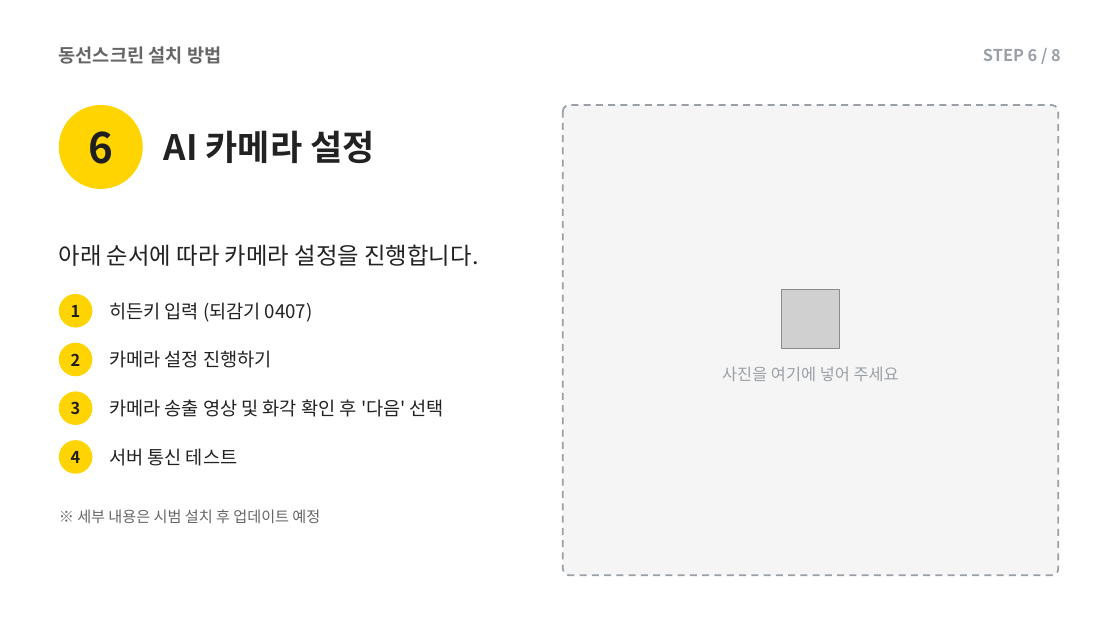
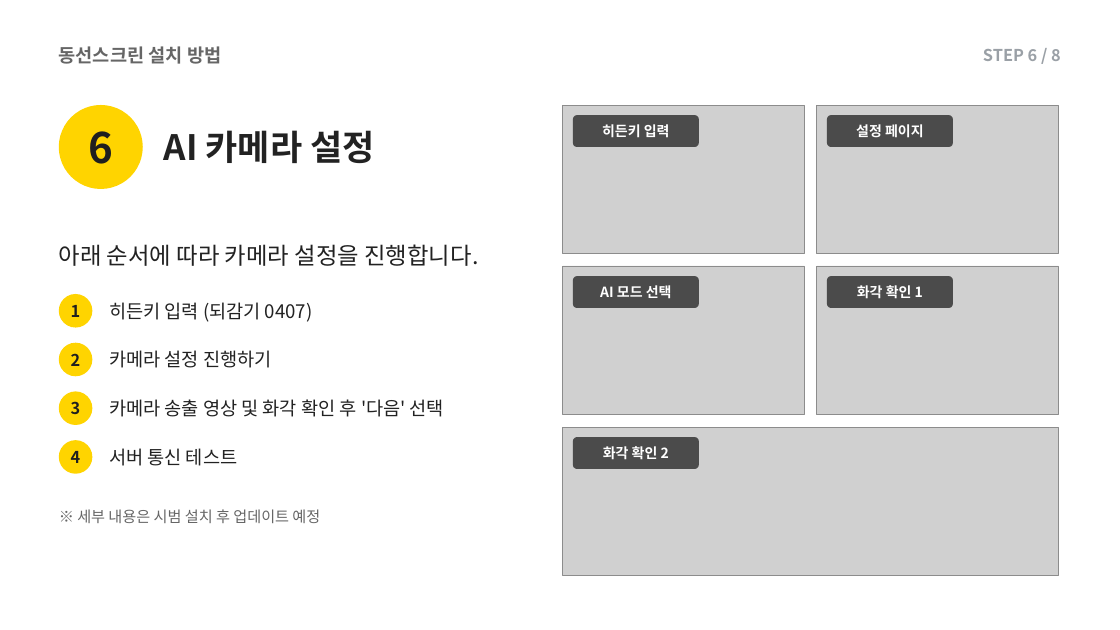
Before and after one commit to alsdn2947/ars, a slide deck: slide 9 of 이마트_AI카메라_설치매뉴얼.pptx. Drawn at 1120x630 pixels with LibreOffice and Linux fonts; fonts in the diff are those of the drawing; grey boxes stand for pictures. Boxes give left, top, right and bottom in pixels: in the first picture for what was removed or moved away, otherwise in the second. Text is boxed around its words. In the diff, an @@ line names an element or a change of style, - is before the commit and + after.

```diff
--- a/이마트_AI카메라_설치매뉴얼.pptx
+++ b/이마트_AI카메라_설치매뉴얼.pptx
@@ rounded rectangle removed at [563, 105, 1059, 576] @@
@@ picture added at [563, 105, 805, 254] @@
@@ rounded rectangle added at [573, 115, 699, 147], fill #1F1F1F at 75% opacity @@
@@ picture added at [817, 105, 1059, 254] @@
@@ rounded rectangle added at [828, 115, 954, 147], fill #1F1F1F at 75% opacity @@
@@ text added at [602, 124, 670, 138], 12 pt, text #FFFFFF, bold @@
+히든키 입력
@@ text added at [856, 124, 924, 138], 12 pt, text #FFFFFF, bold @@
+설정 페이지
@@ picture added at [563, 266, 805, 415] @@
@@ picture added at [817, 266, 1059, 415] @@
@@ rounded rectangle added at [573, 276, 699, 308], fill #1F1F1F at 75% opacity @@
@@ text added at [600, 285, 672, 299], 12 pt, text #FFFFFF, bold @@
+AI 모드 선택
@@ picture removed at [781, 290, 840, 349] @@
@@ rounded rectangle added at [828, 276, 954, 308], fill #1F1F1F at 75% opacity @@
@@ text added at [857, 285, 923, 299], 12 pt, text #FFFFFF, bold @@
+화각 확인 1
@@ text removed at [722, 366, 899, 381] @@
-사진을 여기에 넣어 주세요
@@ picture added at [563, 427, 1059, 576] @@
@@ rounded rectangle added at [573, 437, 699, 469], fill #1F1F1F at 75% opacity @@
@@ text added at [603, 446, 669, 460], 12 pt, text #FFFFFF, bold @@
+화각 확인 2
```
Also in this commit, not shown: 6 other slides changed.
